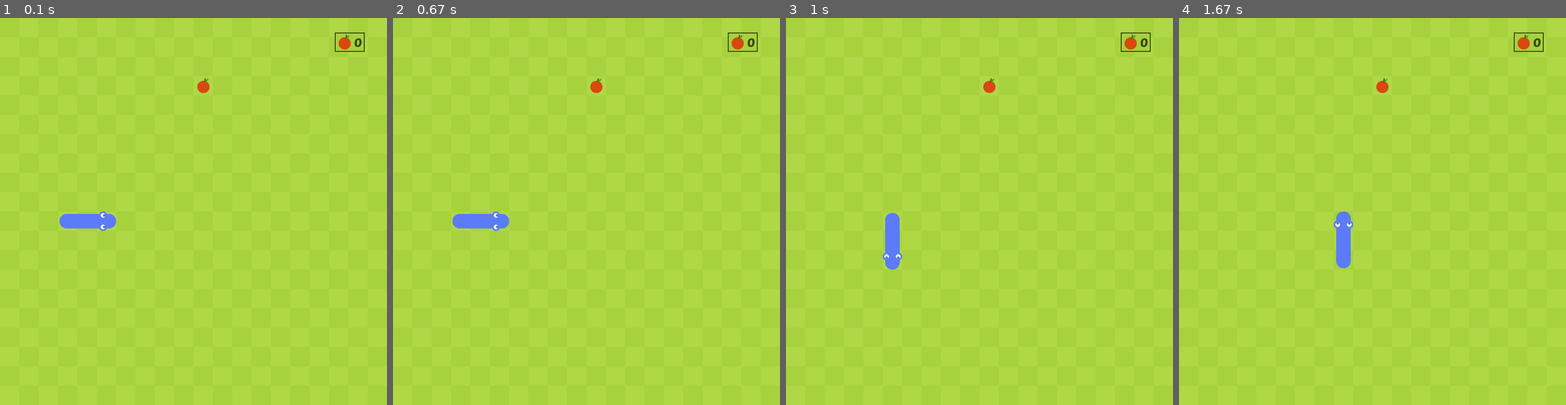
Above: before the commit, frames 1-4 (left to right).
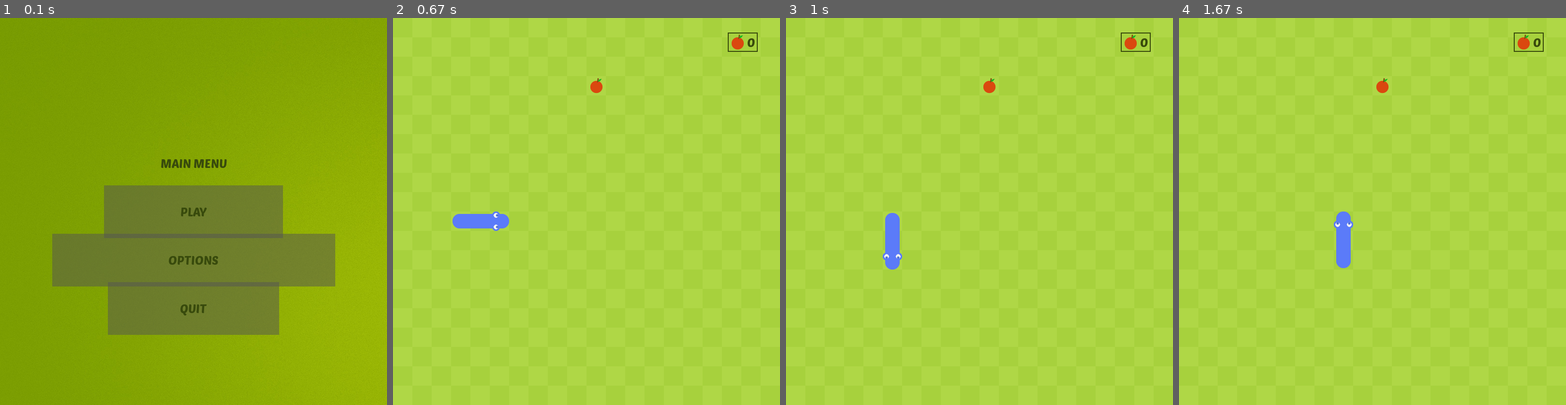
Above: after the commit, the same moments.

Repository: Ta0hit/Snake-in-Pygame
Game: pygame game, started from snake.py
Same seed, same stepped clock (60 frames per second), same inputs: the game is played once before the commit and once after it.
Inputs (mouse positions are in pixels of both pictures, inside the frame that each line leads up to):
- Up to frame 1 (0.1 s): no input
- Up to frame 2 (0.67 s): click (586, 211) at 0.38 s, where only the run after the commit has a clickable "PLAY"
- Up to frame 3 (1 s): tap S at 0.67 s
- Up to frame 4 (1.67 s): hold D 1-1.47 s; hold Up from 1.5 s (still down)

The runs differ from the first frame. In frame 1, 100% of the frame differs, in the area x 0-100%, y 0-100%; in frame 2, nothing differs; in frame 3, nothing differs; in frame 4, nothing differs.

Commit message:
Created start menu

Diff:
--- /dev/null
+++ b/button.py
@@ -0,0 +1,34 @@
+class Button():
+    # Initialise properties of the button
+    def __init__(self, image, pos, text_input, font, base_colour, hover_colour):
+        self.image = image
+        self.x_pos = pos[0]
+        self.y_pos = pos[1]
+        self.font = font
+        self.base_colour = base_colour
+        self.hover_colour = hover_colour
+        self.text_input = text_input
+        self.text = self.font.render(self.text_input, True, self.base_colour)
+        if self.image is None:
+            self.image = self.text
+        self.rect = self.image.get_rect(center = (self.x_pos, self.y_pos))
+        self.text_rect = self.text.get_rect(center = (self.x_pos, self.y_pos))
+
+    # Update the button on the screen
+    def update(self, screen):
+        if self.image is not None:
+            screen.blit(self.image, self.rect)
+        screen.blit(self.text, self.text_rect)
+
+    # Check if the button has been clicked
+    def check_for_click(self, pos):
+        if pos[0] in range(self.rect.left, self.rect.right) and pos[1] in range(self.rect.top, self.rect.bottom):
+            return True
+        return False
+
+    # Change the colour of the button when hovered over
+    def change_colour(self, pos):
+        if pos[0] in range(self.rect.left, self.rect.right) and pos[1] in range(self.rect.top, self.rect.bottom):
+            self.text = self.font.render(self.text_input, True, self.hover_colour)
+        else:
+            self.text = self.font.render(self.text_input, True, self.base_colour)
--- a/snake.py
+++ b/snake.py
@@ -1,5 +1,6 @@
 import pygame, sys, random
 from pygame.math import Vector2
+from button import Button
 
 class SNAKE:
     # Initialize the snake
@@ -226,6 +227,8 @@
 clock = pygame.time.Clock()
 # Import apple image
 apple = pygame.image.load('Images/apple.png').convert_alpha()
+# Import background image
+background = pygame.image.load('Images/snake_bg.png').convert_alpha()
 # Import font
 game_font = pygame.font.Font('Font/PoetsenOne-regular.ttf', 25) # (font, font size)
 
@@ -242,38 +245,98 @@
 main_game = MAIN()
 
 # Main game loop
-while True:
-    # Check for events
-    for event in pygame.event.get():
-        if event.type == pygame.QUIT:
-            # Stops Pygame
-            pygame.quit()
-            # Stops all code
-            sys.exit()
-
-        if event.type == SCREEN_UPDATE:
-            main_game.update()
-
-        # Keyboard inputs
-        if event.type == pygame.KEYDOWN:
-            if event.key == pygame.K_UP or event.key == pygame.K_w:
-                if main_game.snake.direction.y != 1: # Prevents the snake from moving into itself
-                    main_game.snake.direction = Vector2(0, -1)
-            if event.key == pygame.K_DOWN or event.key == pygame.K_s:
-                if main_game.snake.direction.y != -1:
-                    main_game.snake.direction = Vector2(0, 1)
-            if event.key == pygame.K_RIGHT or event.key == pygame.K_d:
-                if main_game.snake.direction.x != -1:
-                    main_game.snake.direction = Vector2(1, 0)
-            if event.key == pygame.K_LEFT or event.key == pygame.K_a:
-                if main_game.snake.direction.x != 1:
-                    main_game.snake.direction = Vector2(-1, 0)
-
-    # Fill the screen with a color
-    screen.fill((175, 215, 70))
-    # Draw the elements
-    main_game.draw_elements()
-    # Update the display
-    pygame.display.update()
-    # Limit the game to 60 fps
-    clock.tick(60)
+def play():
+    while True:
+        # Check for events
+        for event in pygame.event.get():
+            if event.type == pygame.QUIT:
+                # Stops Pygame
+                pygame.quit()
+                # Stops all code
+                sys.exit()
+
+            if event.type == SCREEN_UPDATE:
+                main_game.update()
+
+            # Keyboard inputs
+            if event.type == pygame.KEYDOWN:
+                if event.key == pygame.K_UP or event.key == pygame.K_w:
+                    if main_game.snake.direction.y != 1: # Prevents the snake from moving into itself
+                        main_game.snake.direction = Vector2(0, -1)
+                if event.key == pygame.K_DOWN or event.key == pygame.K_s:
+                    if main_game.snake.direction.y != -1:
+                        main_game.snake.direction = Vector2(0, 1)
+                if event.key == pygame.K_RIGHT or event.key == pygame.K_d:
+                    if main_game.snake.direction.x != -1:
+                        main_game.snake.direction = Vector2(1, 0)
+                if event.key == pygame.K_LEFT or event.key == pygame.K_a:
+                    if main_game.snake.direction.x != 1:
+                        main_game.snake.direction = Vector2(-1, 0)
+
+        # Fill the screen with a color
+        screen.fill((175, 215, 70))
+        # Draw the elements
+        main_game.draw_elements()
+        # Update the display
+        pygame.display.update()
+        # Limit the game to 60 fps
+        clock.tick(60)
+
+def options():
+    pass
+
+def main_menu():
+    pygame.display.set_caption('Menu')
+
+    while True:
+        # Draw the background
+        screen.blit(background, (0, 0))
+
+        # Check mouse position
+        menu_mouse_pos = pygame.mouse.get_pos()
+
+        # Create text
+        menu_text = game_font.render('MAIN MENU', True, (56, 74, 12))
+        menu_rect = menu_text.get_rect(center = (cell_number * cell_size // 2, cell_number * cell_size // 2 - 100))
+
+        # Create buttons
+        play_button = Button(image = pygame.image.load("images/play_rect.png"), \
+                             pos = (cell_number * cell_size // 2, cell_number * cell_size // 2), \
+                                text_input = "PLAY", font = game_font, base_colour = (56, 74, 12), \
+                                    hover_colour = (167, 209, 61))
+
+        options_button = Button(image = pygame.image.load("images/options_rect.png"), \
+                             pos = (cell_number * cell_size // 2, cell_number * cell_size // 2 + 100), \
+                                text_input = "OPTIONS", font = game_font, base_colour = (56, 74, 12), \
+                                    hover_colour = (167, 209, 61))
+        quit_button = Button(image = pygame.image.load("images/quit_rect.png"), \
+                             pos = (cell_number * cell_size // 2, cell_number * cell_size // 2 + 200), \
+                                text_input = "QUIT", font = game_font, base_colour = (56, 74, 12), \
+                                    hover_colour = (167, 209, 61))
+
+        # Put text on the screen
+        screen.blit(menu_text, menu_rect)
+
+        #
+        for button in [play_button, options_button, quit_button]:
+            button.change_colour(menu_mouse_pos)
+            button.update(screen)
+
+        # Check for events
+        for event in pygame.event.get():
+            if event.type == pygame.QUIT:
+                pygame.quit()
+                sys.exit()
+
+            if event.type == pygame.MOUSEBUTTONDOWN:
+                if play_button.check_for_click(menu_mouse_pos):
+                    play()
+                if options_button.check_for_click(menu_mouse_pos):
+                    options()
+                if quit_button.check_for_click(menu_mouse_pos):
+                    pygame.quit()
+                    sys.exit()
+
+        pygame.display.update()
+
+main_menu()
Binary file added: Images/options_rect.png
Binary file added: Images/play_rect.png
Binary file added: Images/quit_rect.png
Binary file added: Images/snake_bg.png
